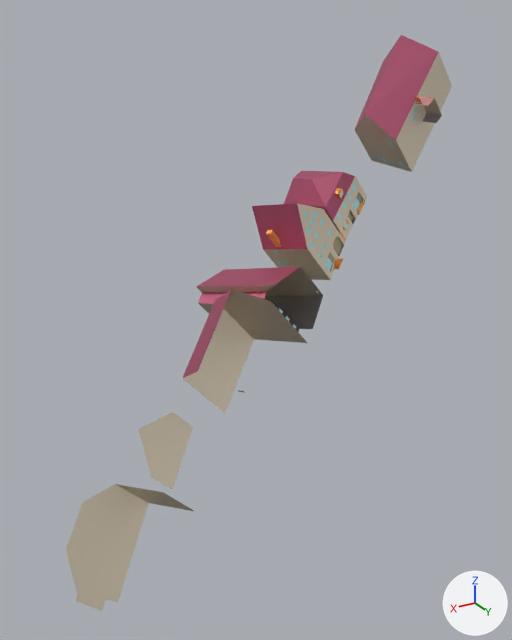
Before and after pictures for a commit that changed the glTF model samples/1.1/3dcitydb_shaders_ingolstadt/content/2_0_3.glb.
One viewpoint serves both versions: a camera (50 mm lens) standing at (216.8, 77.3, 480.3) and looking at (154.7, -26.1, 428.6). Every picture has the same lights, and +X, +Y and +Z are marked at lower right. The picture after the commit comes second. Where no turn or scale is listed for an object, it has been applied to the vertices. Vertices at exactly the same position are counted once.

The scene before the commit, as lines of its bpy script (objects in view):
```python
mat_material_2 = principled_material('Material_2')
mat_material_2.base_color = (0.38, 0.38, 0.38)  # grey #a6a6a6
mat_material_2.metallic = 1.0
mat_material_2.roughness = 0.631
mat_material_3 = principled_material('Material_3')
mat_material_3.base_color = (0.502, 0.255, 0.255)  # pink #bc8a8a
mat_material_3.metallic = 1.0
mat_material_3.roughness = 0.631
mat_material_5 = principled_material('Material_5')
mat_material_5.base_color = (0.58, 0.157, 0.259)  # pink #c86e8b
mat_material_5.metallic = 1.0
mat_material_5.roughness = 0.631
mat_material_6 = principled_material('Material_6')
mat_material_6.base_color = (0.769, 0.69, 0.561)  # pale yellow #e3d8c5
mat_material_6.metallic = 1.0
mat_material_6.roughness = 0.631
mat_material_7 = principled_material('Material_7')
mat_material_7.base_color = (0.494, 0.827, 0.867)  # cyan #bbebef
mat_material_7.metallic = 1.0
mat_material_7.roughness = 0.631
me_mesh = bpy.data.meshes.new('mesh')
me_mesh.from_pydata(...)  # 2641 vertices, 5156 faces; spans x 104.5..197.2, y -43.2..-10.2, z 389.8..476.8
# faces by material slot: [283, 48, 19, 41, 10, 61, 404, 4290]
me_mesh.materials.append(mat_material_0)  # orange #f4b366
me_mesh.materials.append(mat_material_1)  # beige #baad8d
me_mesh.materials.append(mat_material_2)  # grey #a6a6a6
me_mesh.materials.append(mat_material_3)  # pink #bc8a8a
me_mesh.materials.append(mat_material_4)  # grey #b3acb8
me_mesh.materials.append(mat_material_5)  # pink #c86e8b
me_mesh.materials.append(mat_material_6)  # pale yellow #e3d8c5
me_mesh.materials.append(mat_material_7)  # cyan #bbebef
ob_mesh = bpy.data.objects.new('mesh', me_mesh)
ob_mesh.location = (0.0, 0.0, 0.0)
```
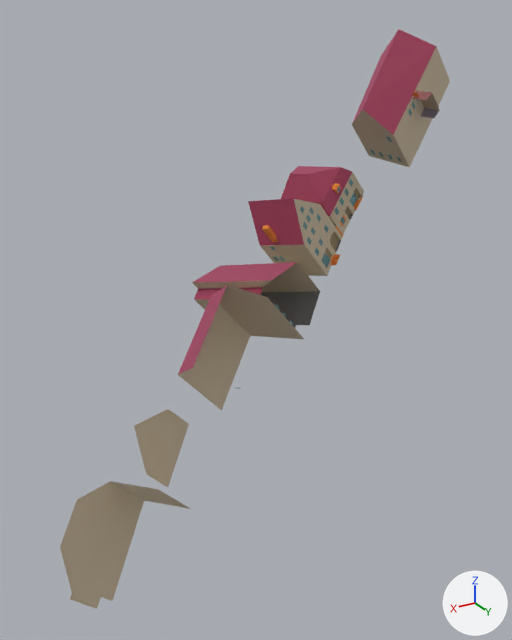
What differs and where, as boxes (x1, y1, x2, y2) in the pictures (512 x 640 px; the box of a moved part takes in the faces that stretch with it):
'mesh', surface changed, reshaped
    before: (66, 35, 452, 611)
    after: (60, 29, 450, 609)
part 1 of me_mesh, moved or reshaped
    before: (414, 97, 422, 103)
    after: (412, 92, 420, 98)
part 2 of me_mesh, moved or reshaped
    before: (334, 259, 343, 269)
    after: (331, 254, 340, 265)
part 3 of me_mesh, moved or reshaped
    before: (335, 188, 344, 199)
    after: (332, 183, 341, 194)
part 4 of me_mesh, moved or reshaped
    before: (196, 267, 323, 339)
    after: (192, 262, 320, 336)
part 5 of me_mesh, moved or reshaped
    before: (415, 86, 442, 123)
    after: (413, 86, 440, 118)
part 6 of me_mesh, moved or reshaped
    before: (182, 289, 307, 413)
    after: (178, 285, 304, 410)
part 7 of me_mesh, moved or reshaped
    before: (139, 412, 193, 490)
    after: (134, 409, 189, 487)
part 8 of me_mesh, moved or reshaped
    before: (66, 484, 194, 611)
    after: (60, 481, 190, 609)
part 9 of me_mesh, moved or reshaped
    before: (252, 35, 452, 280)
    after: (248, 29, 450, 276)

Diff of the bpy script that builds the scene:
```diff
--- a/samples/1.1/3dcitydb_shaders_ingolstadt/content/2_0_3.glb.py
+++ b/samples/1.1/3dcitydb_shaders_ingolstadt/content/2_0_3.glb.py
@@ mat_material_2 @@
 mat_material_2.metallic = 1.0
-mat_material_2.roughness = 0.631
+mat_material_2.roughness = 1.0
@@ mat_material_3 @@
 mat_material_3.metallic = 1.0
-mat_material_3.roughness = 0.631
+mat_material_3.roughness = 1.0
@@ mat_material_5 @@
 mat_material_5.metallic = 1.0
-mat_material_5.roughness = 0.631
+mat_material_5.roughness = 1.0
@@ mat_material_6 @@
 mat_material_6.metallic = 1.0
-mat_material_6.roughness = 0.631
+mat_material_6.roughness = 1.0
@@ mat_material_7 @@
 mat_material_7.metallic = 1.0
-mat_material_7.roughness = 0.631
+mat_material_7.roughness = 1.0
+mat_material_7.alpha = 0.4
@@ me_mesh @@
 # used by ob_mesh; location = (0.0, 0.0, 0.0)
-me_mesh.from_pydata(...)  # 2641 vertices, 5156 faces; spans x 104.5..197.2, y -43.2..-10.2, z 389.8..476.8
+me_mesh.from_pydata(...)  # 2641 vertices, 5156 faces; spans x 105.3..198.1, y -43.0..-10.1, z 390.8..477.8
+# me_mesh part 1: the loose piece of 102 vertices spanning x 118.6..119.7, y -27.1..-25.6, z 465.1..466.2 is moved by (0.9, 0.2, 1.0)
+# me_mesh part 2: the loose piece of 42 vertices spanning x 136.7..138.7, y -25.2..-23.2, z 436.2..438.0 is moved by (0.9, 0.2, 1.0)
+# me_mesh part 3: the loose piece of 106 vertices spanning x 134.2..136.3, y -28.5..-27.2, z 448.5..450.5 is moved by (0.9, 0.2, 1.0)
+# me_mesh part 4: the loose piece of 19 vertices spanning x 142.5..164.1, y -37.2..-16.8, z 422.7..439.4 is moved by (0.9, 0.2, 1.0)
+# me_mesh part 5: the loose piece of 78 vertices spanning x 110.0..122.5, y -29.9..-23.9, z 452.5..468.2 is moved by (0.9, 0.2, 1.0)
+# me_mesh part 6: the loose piece of 11 vertices spanning x 149.0..173.0, y -28.3..-13.9, z 413.8..438.1 is moved by (0.9, 0.2, 1.0)
+# me_mesh part 7: the loose piece of 5 vertices spanning x 168.7..180.9, y -25.5..-18.6, z 403.0..416.4 is moved by (0.9, 0.2, 1.0)
+# me_mesh part 8: the loose piece of 15 vertices spanning x 175.0..197.2, y -21.7..-10.2, z 389.8..409.8 is moved by (0.9, 0.2, 1.0)
+# me_mesh part 9: 18 vertices moved within x 119.2..149.1, y -33.7..-23.5, z 440.5..464.1; 2016 vertices removed from x 104.5..152.4, y -43.2..-22.0, z 432.8..476.8; 2024 vertices added at x 105.3..153.2, y -43.0..-21.8, z 433.8..477.8
+# other edits to the shape of me_mesh do not show in these pictures
 me_mesh.materials.append(mat_material_0)
```
